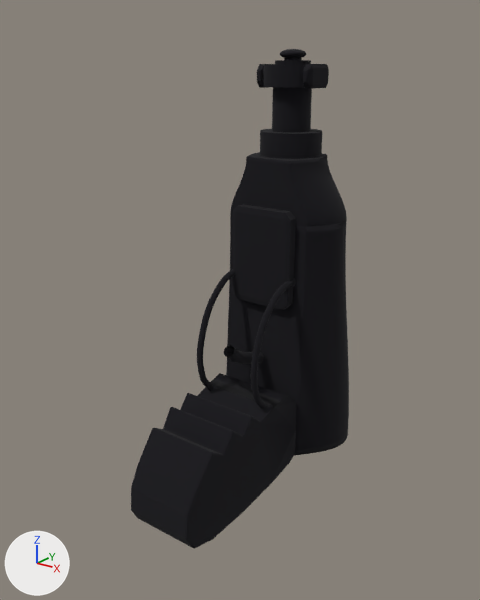
A saved change to the Blender file Assets/Models/CyberPulsePistolView.blend.
One viewpoint serves both versions: a camera (50 mm lens) standing at (0.652, -0.964, 0.496) and looking at (-0.002, -0.096, 0.116). The axes (+X, +Y, +Z) are drawn at lower left. The lights are the same throughout. The picture after the commit comes second.

The older version as bpy lines, for what is in view:
```python
ob_cpp_left_trigger_guard = bpy.data.objects.new('CPP_left trigger guard', me_cpp_left_trigger_guard_mesh)
ob_cpp_left_trigger_guard.parent = ob_cyber_pulse_pistol_asset_root
ob_cpp_left_trigger_guard.location = (0.0, 0.0, 0.0)
ob_cpp_left_trigger_guard.rotation_euler = (1.571, 0.0, 3.142)  # degrees (90, 0, 180)
ob_cpp_left_trigger_guard.scale = (0.762, 0.762, 0.762)
ob_cpp_main_angular_receiver = bpy.data.objects.new('CPP_main angular receiver', me_cube_001_curved_taper_smooth_arc_profile_shared_body_arc_matched_front_envelope)
ob_cpp_main_angular_receiver.parent = ob_cyber_pulse_pistol_asset_root
ob_cpp_main_angular_receiver.location = (0.0, 0.0256, 0.0256)
ob_cpp_main_angular_receiver.rotation_euler = (1.571, 0.0, 3.142)  # degrees (90, 0, 180)
ob_cpp_main_angular_receiver.scale = (0.762, 0.762, 0.762)
ob_cpp_right_trigger_guard = bpy.data.objects.new('CPP_right trigger guard', me_cpp_right_trigger_guard_mesh)
ob_cpp_right_trigger_guard.parent = ob_cyber_pulse_pistol_asset_root
ob_cpp_right_trigger_guard.location = (0.0, 0.0, 0.0)
ob_cpp_right_trigger_guard.rotation_euler = (1.571, 0.0, 3.142)  # degrees (90, 0, 180)
ob_cpp_right_trigger_guard.scale = (0.762, 0.762, 0.762)
# also in view: 'CPP_front squared compensator' at (0.0, 0.045, 0.294); 'CPP_inner cyan energy barrel' at (0.0, 0.051, 0.342); 'CPP_black outer barrel sleeve' at (0.0, 0.051, 0.33); 'CPP_integrated contoured grip body' at (0.0, -0.178, -0.15); 'CPP_split metal muzzle left flat' at (0.046, 0.051, 0.482)
```
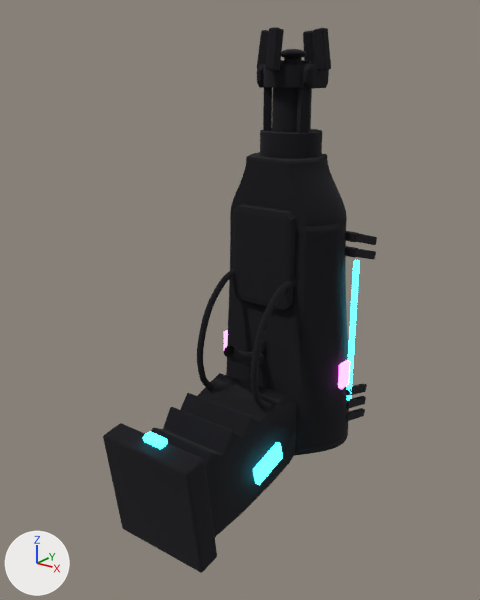
What changed in the scene script:
```text
Add me_cpp_cyan_magazine_charge_window:
    me_cpp_cyan_magazine_charge_window.from_pydata([(-0.019, -0.3251, -0.0593), (-0.019, -0.3266, -0.0487), (-0.019, -0.3085, -0.0569), (-0.019, -0.31, -0.0464), (0.019, -0.3251, -0.0593), (0.019, -0.3266, -0.0487), (0.019, -0.3085, -0.0569), (0.019, -0.31, -0.0464)], [], [(0, 1, 3, 2), (2, 3, 7, 6), (6, 7, 5, 4), (4, 5, 1, 0), (2, 6, 4, 0), (7, 3, 1, 5)])
    me_cpp_cyan_magazine_charge_window.materials.append(mat_synthwave_cyan_emission)  # cyan #27a0b3, glowing cyan #3fffff
Add me_cpp_magazine_base_plate:
    me_cpp_magazine_base_plate.from_pydata([(-0.091, -0.319, -0.262), (-0.091, -0.347, -0.063), (-0.091, -0.277, -0.256), (-0.091, -0.305, -0.057), (0.091, -0.319, -0.262), (0.091, -0.347, -0.063), (0.091, -0.277, -0.256), (0.091, -0.305, -0.057)], [], [(0, 1, 3, 2), (2, 3, 7, 6), (6, 7, 5, 4), (4, 5, 1, 0), (2, 6, 4, 0), (7, 3, 1, 5)])
    me_cpp_magazine_base_plate.materials.append(mat_synthwave_universal_matte_black)  # black #05030d
Add ob_cpp_front_serration_mount_lugs:
    ob_cpp_front_serration_mount_lugs = bpy.data.objects.new('CPP_front serration mount lugs', me_cpp_front_serration_mount_lugs)  # a box spanning x 0.104..0.133, y 0.06..0.072, z 0.18..0.195; a box spanning x 0.104..0.133, y 0.06..0.072, z 0.207..0.222; a box spanning x -0.133..-0.104, y 0.06..0.072, z 0.18..0.195; a box spanning x -0.133..-0.104, y 0.06..0.072, z 0.207..0.222; in mat_synthwave_universal_matte_black (black #05030d); modifiers BEVEL, WEIGHTED_NORMAL
    ob_cpp_front_serration_mount_lugs.parent = ob_cyber_pulse_pistol_asset_root
    ob_cpp_front_serration_mount_lugs.location = (0.0, 0.0, 0.0)
Add ob_cpp_muzzle_support_rails:
    ob_cpp_muzzle_support_rails = bpy.data.objects.new('CPP_muzzle support rails', me_cpp_muzzle_support_rails)  # 24 vertices, 18 faces; spans x -0.0464..0.0464, y 0.0198..0.1002, z 0.3735..0.4764; in mat_synthwave_universal_matte_black (black #05030d); modifiers BEVEL, WEIGHTED_NORMAL
    ob_cpp_muzzle_support_rails.parent = ob_cyber_pulse_pistol_asset_root
    ob_cpp_muzzle_support_rails.location = (0.0, 0.0, 0.0)
Add ob_cpp_magenta_status_chips:
    ob_cpp_magenta_status_chips = bpy.data.objects.new('CPP_magenta status chips', me_cpp_magenta_status_chips)  # a box spanning x 0.129..0.139, y 0.029..0.057, z -0.063..-0.016; a box spanning x -0.139..-0.129, y 0.029..0.057, z -0.063..-0.016; in mat_synthwave_magenta_emission (pink #a038a4, glowing pink #ff6fff); modifiers BEVEL, WEIGHTED_NORMAL
    ob_cpp_magenta_status_chips.parent = ob_cyber_pulse_pistol_asset_root
    ob_cpp_magenta_status_chips.location = (0.0, 0.0, 0.0)
Add ob_cpp_cyan_magazine_charge_window:
    ob_cpp_cyan_magazine_charge_window = bpy.data.objects.new('CPP_cyan magazine charge window', me_cpp_cyan_magazine_charge_window)  # modifiers BEVEL, WEIGHTED_NORMAL
    ob_cpp_cyan_magazine_charge_window.parent = ob_cyber_pulse_pistol_asset_root
    ob_cpp_cyan_magazine_charge_window.location = (0.0, 0.0, 0.0)
Add ob_cpp_magazine_base_plate:
    ob_cpp_magazine_base_plate = bpy.data.objects.new('CPP_magazine base plate', me_cpp_magazine_base_plate)  # modifiers BEVEL, WEIGHTED_NORMAL
    ob_cpp_magazine_base_plate.parent = ob_cyber_pulse_pistol_asset_root
    ob_cpp_magazine_base_plate.location = (0.0, 0.0, 0.0)
Add ob_cpp_cyan_grip_energy_cells:
    ob_cpp_cyan_grip_energy_cells = bpy.data.objects.new('CPP_cyan grip energy cells', me_cpp_cyan_grip_energy_cells)  # 16 vertices, 12 faces; spans x -0.087..0.087, y -0.167..-0.085, z -0.188..-0.135; in mat_synthwave_cyan_emission (cyan #27a0b3, glowing cyan #3fffff); modifiers BEVEL, WEIGHTED_NORMAL
    ob_cpp_cyan_grip_energy_cells.parent = ob_cyber_pulse_pistol_asset_root
    ob_cpp_cyan_grip_energy_cells.location = (0.0, 0.0, 0.0)
Add ob_cpp_muzzle_crown_prongs:
    ob_cpp_muzzle_crown_prongs = bpy.data.objects.new('CPP_muzzle crown prongs', me_cpp_muzzle_crown_prongs)  # 32 vertices, 24 faces; spans x -0.0712..0.0712, y -0.02..0.1224, z 0.4894..0.5564; in mat_synthwave_universal_matte_black (black #05030d); modifiers BEVEL, WEIGHTED_NORMAL
    ob_cpp_muzzle_crown_prongs.parent = ob_cyber_pulse_pistol_asset_root
    ob_cpp_muzzle_crown_prongs.location = (0.0, 0.0, 0.0)
Add ob_cpp_cyan_slide_energy_strips:
    ob_cpp_cyan_slide_energy_strips = bpy.data.objects.new('CPP_cyan slide energy strips', me_cpp_cyan_slide_energy_strips)  # a box spanning x 0.127..0.133, y 0.068..0.08, z -0.104..0.171; a box spanning x -0.133..-0.127, y 0.068..0.08, z -0.104..0.171; in mat_synthwave_cyan_emission (cyan #27a0b3, glowing cyan #3fffff); modifiers BEVEL, WEIGHTED_NORMAL
    ob_cpp_cyan_slide_energy_strips.parent = ob_cyber_pulse_pistol_asset_root
    ob_cpp_cyan_slide_energy_strips.location = (0.0, 0.0, 0.0)
Add ob_cpp_front_slide_serrations:
    ob_cpp_front_slide_serrations = bpy.data.objects.new('CPP_front slide serrations', me_cpp_front_slide_serrations)  # 32 vertices, 24 faces; spans x -0.133..0.133, y 0.065..0.146, z 0.158..0.222; in mat_synthwave_universal_matte_black (black #05030d); modifiers BEVEL, WEIGHTED_NORMAL
    ob_cpp_front_slide_serrations.parent = ob_cyber_pulse_pistol_asset_root
    ob_cpp_front_slide_serrations.location = (0.0, 0.0, 0.0)
Add ob_cpp_rear_slide_serrations:
    ob_cpp_rear_slide_serrations = bpy.data.objects.new('CPP_rear slide serrations', me_cpp_rear_slide_serrations)  # 48 vertices, 36 faces; spans x -0.133..0.133, y 0.065..0.146, z -0.171..-0.079; in mat_synthwave_universal_matte_black (black #05030d); modifiers BEVEL, WEIGHTED_NORMAL
    ob_cpp_rear_slide_serrations.parent = ob_cyber_pulse_pistol_asset_root
    ob_cpp_rear_slide_serrations.location = (0.0, 0.0, 0.0)
```

What differs and where, as boxes (x1, y1, x2, y2) in the pictures (480 x 600 px):
'CPP_magazine base plate', added (black): after (103, 423, 217, 573)
'CPP_muzzle crown prongs', added (black): after (257, 27, 331, 71)
'CPP_muzzle support rails', added (black): after (263, 87, 310, 133)
'CPP_cyan slide energy strips', added (cyan): after (347, 260, 360, 400)
'CPP_cyan grip energy cells', added (cyan): after (253, 442, 283, 485)
'CPP_rear slide serrations', added (black): after (346, 384, 367, 422)
'CPP_magenta status chips', added: after (224, 330, 350, 389)
'CPP_front slide serrations', added: after (357, 234, 377, 259)
'CPP_cyan magazine charge window', added: after (143, 432, 168, 449)
'CPP_front serration mount lugs', added: after (344, 231, 359, 258)
